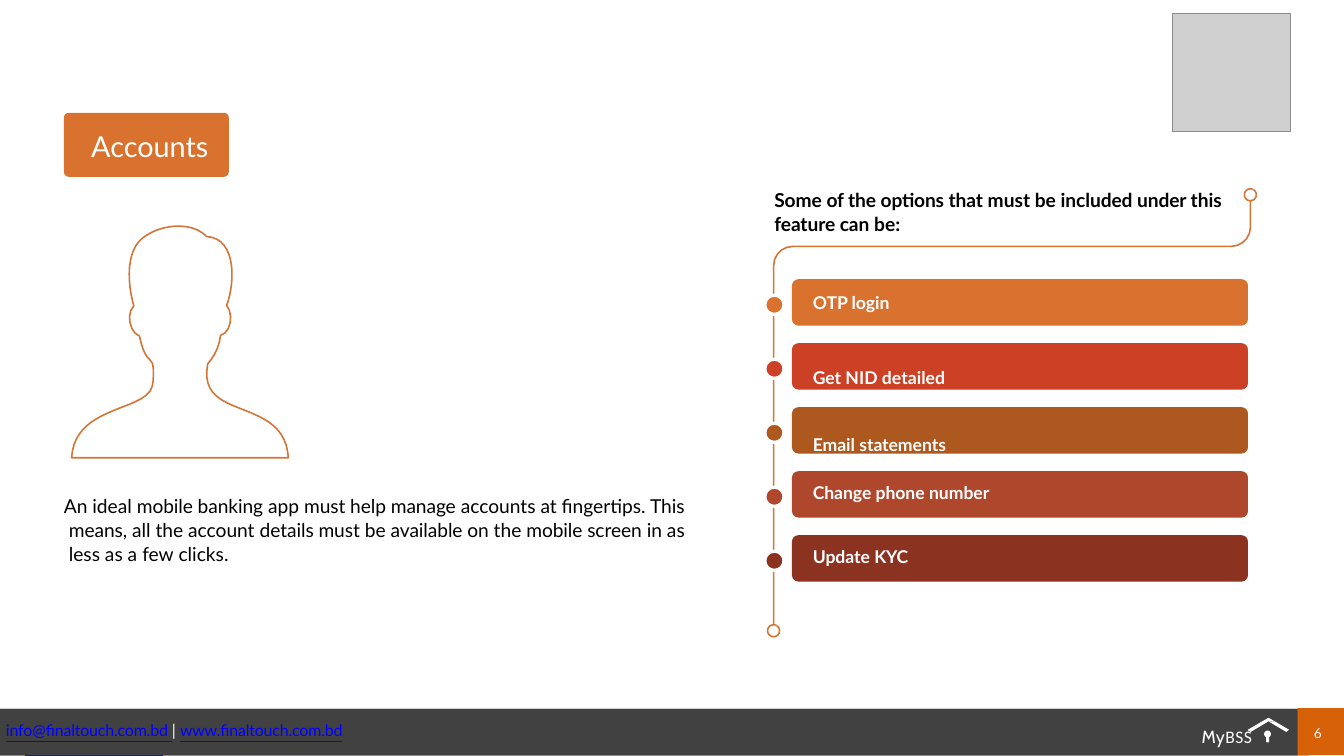
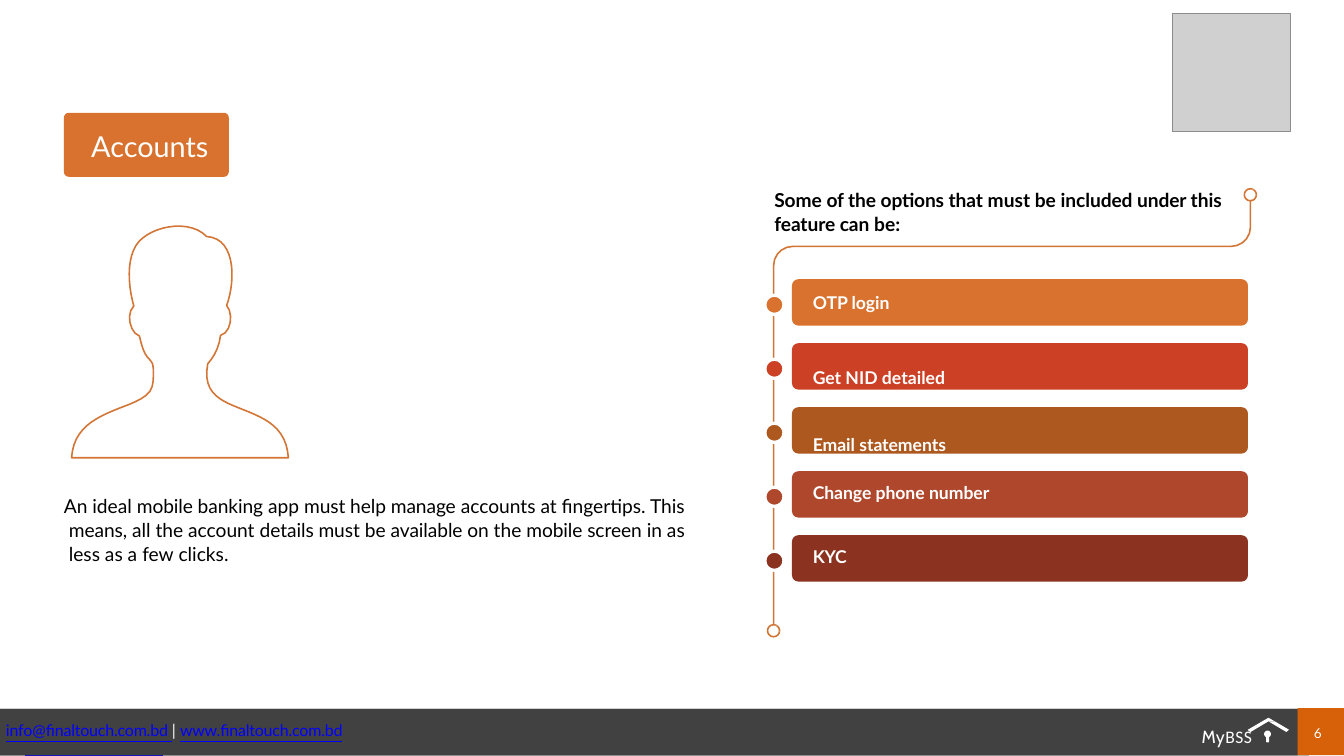
Before and after one commit to F4faysal/Bohumukhi-Somobai-somiti, a slide deck: slide 6 of APP.ppsx. Drawn at 1344x756 pixels with LibreOffice and Linux fonts; fonts in the diff are those of the drawing; grey boxes stand for pictures. Boxes give left, top, right and bottom in pixels: in the first picture for what was removed or moved away, otherwise in the second. Text is boxed around its words. In the diff, an @@ line names an element or a change of style, - is before the commit and + after.

```diff
--- a/APP.ppsx
+++ b/APP.ppsx
@@ text at (813, 550, 847, 563): text changed @@
-Update KYC
+KYC
```
Also in this commit, not shown: 7 other slides changed, 3 slides removed, 4 other files.
